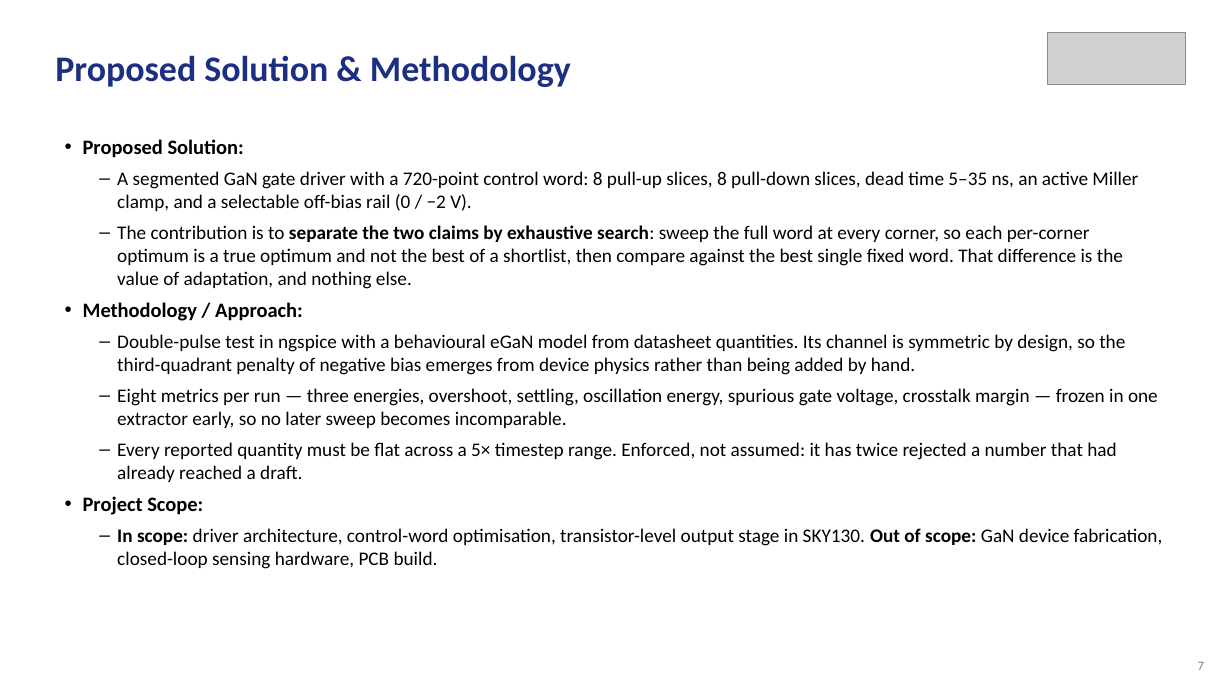
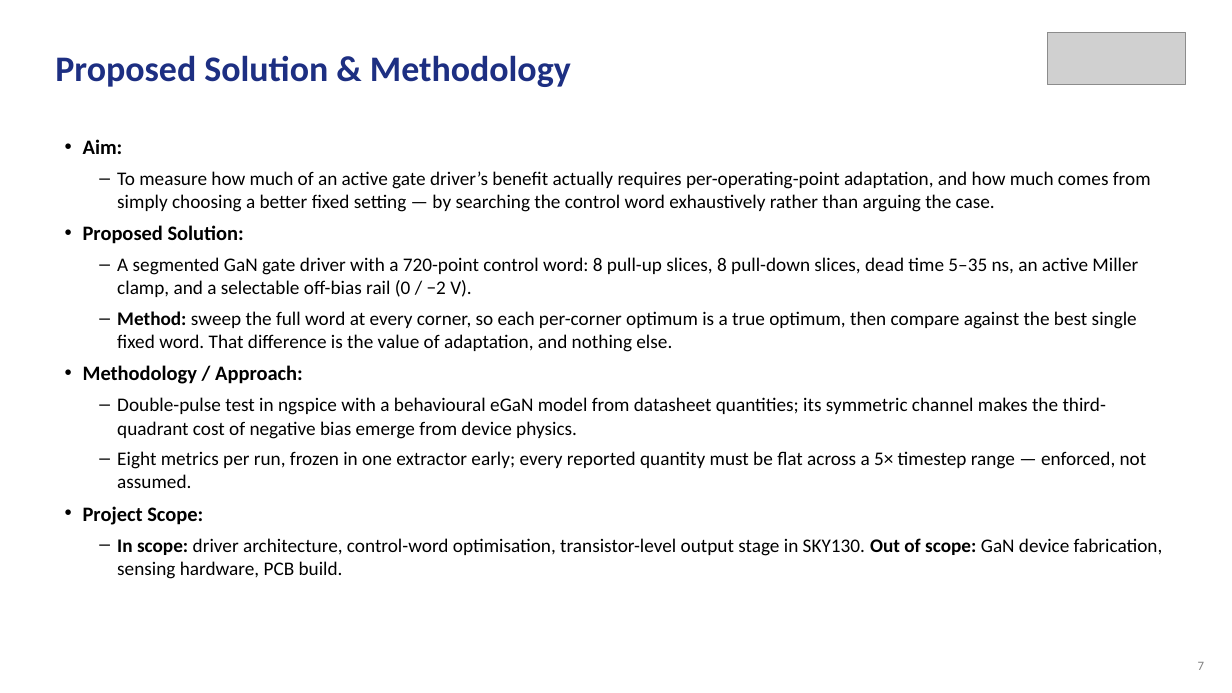
Before and after one commit to Amritha902/gan-driver, a slide deck: slide 7 of review/Review1_GaN_Segmented_Gate_Driver.pptx. Drawn at 1232x693 pixels with LibreOffice and Linux fonts; fonts in the diff are those of the drawing; grey boxes stand for pictures. Boxes give left, top, right and bottom in pixels: in the first picture for what was removed or moved away, otherwise in the second. Text is boxed around its words. In the diff, an @@ line names an element or a change of style, - is before the commit and + after.

```diff
--- a/review/Review1_GaN_Segmented_Gate_Driver.pptx
+++ b/review/Review1_GaN_Segmented_Gate_Driver.pptx
@@ text at (83, 139, 1151, 212): paragraphs added @@
+• Aim:
+– To measure how much of an active gate driver’s benefit actually requires per-operating-point adaptation, and how much comes from simply choosing a better fixed setting — by searching the control word exhaustively rather than arguing the case.
@@ text at (117, 311, 1137, 352): text changed @@
-– The contribution is to separate the two claims by exhaustive search: sweep the full word at every corner, so each per-corner optimum is a true optimum and not the best of a shortlist, then compare against the best single fixed word. That difference is the value of adaptation, and nothing else.
+– Method: sweep the full word at every corner, so each per-corner optimum is a true optimum, then compare against the best single fixed word. That difference is the value of adaptation, and nothing else.
@@ text at (117, 397, 1147, 488): text changed @@
-– Double-pulse test in ngspice with a behavioural eGaN model from datasheet quantities. Its channel is symmetric by design, so the third-quadrant penalty of negative bias emerges from device physics rather than being added by hand.
-– Eight metrics per run — three energies, overshoot, settling, oscillation energy, spurious gate voltage, crosstalk margin — frozen in one extractor early, so no later sweep becomes incomparable.
-– Every reported quantity must be flat across a 5× timestep range. Enforced, not assumed: it has twice rejected a number that had already reached a draft.
+– Double-pulse test in ngspice with a behavioural eGaN model from datasheet quantities; its symmetric channel makes the third-quadrant cost of negative bias emerge from device physics.
+– Eight metrics per run, frozen in one extractor early; every reported quantity must be flat across a 5× timestep range — enforced, not assumed.
@@ text at (117, 538, 1163, 579): text changed @@
-– In scope: driver architecture, control-word optimisation, transistor-level output stage in SKY130. Out of scope: GaN device fabrication, closed-loop sensing hardware, PCB build.
+– In scope: driver architecture, control-word optimisation, transistor-level output stage in SKY130. Out of scope: GaN device fabrication, sensing hardware, PCB build.
```
Also in this commit, not shown: 1 other slide changed, 2 other files.
